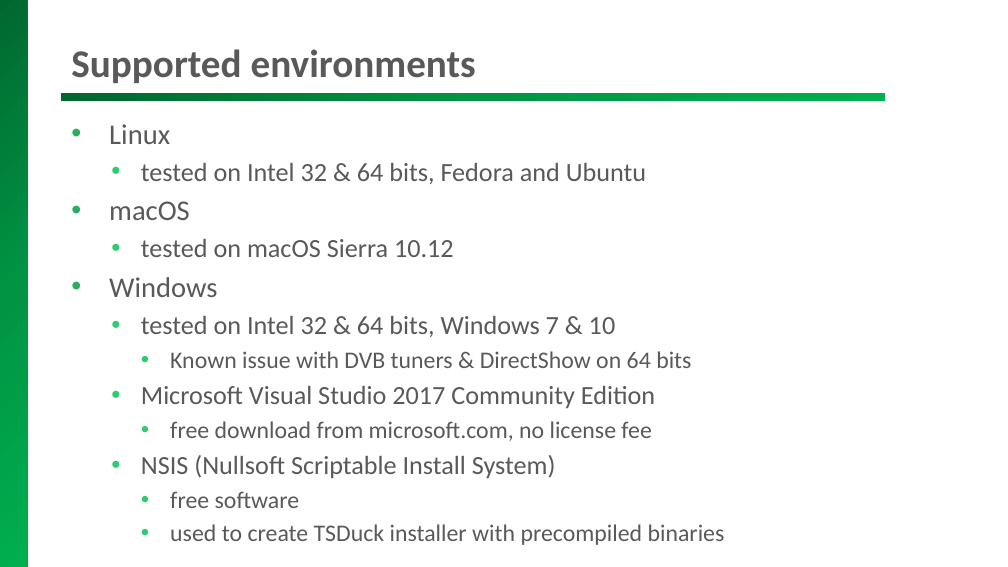
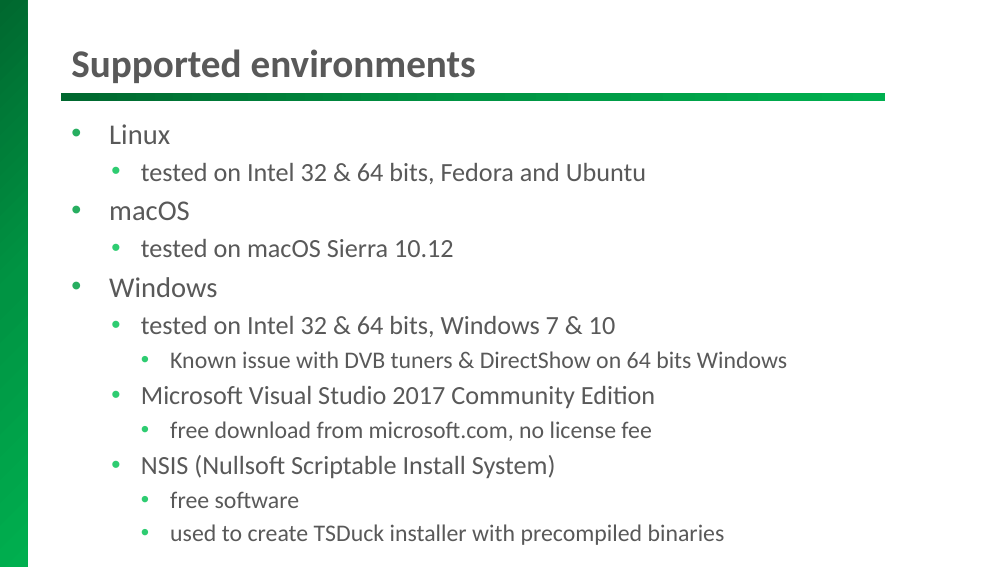
Before and after one commit to tsduck/tsduck, a slide deck: slide 27 of doc/tsduck-presentation.pptx. Drawn at 1008x567 pixels with LibreOffice and Linux fonts; fonts in the diff are those of the drawing; background and template pictures are left out. Boxes give left, top, right and bottom in pixels: in the first picture for what was removed or moved away, otherwise in the second. Text is boxed around its words. In the diff, an @@ line names an element or a change of style, - is before the commit and + after.

Commit message:
Fixed typo in presentation

```diff
--- a/doc/tsduck-presentation.pptx
+++ b/doc/tsduck-presentation.pptx
@@ text at <box>170,351,787,368</box>: text changed @@
-    • Known issue with DVB tuners & DirectShow on 64 bits
+    • Known issue with DVB tuners & DirectShow on 64 bits Windows
```
Also in this commit, not shown: 1 other slide changed, 1 other file.
